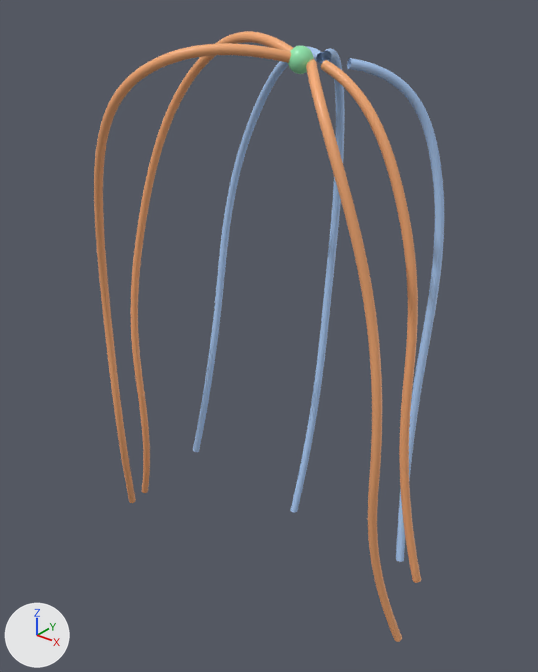
Renders of the glTF model public/figure/flows.glb from each side of a commit.
Rendered twice from a 50 mm camera at (3.05, -3.64, 1.39) aimed at (0.03, 0.13, -0.95). The lights are fixed; the arrows at lower left show +X, +Y and +Z. The picture after the commit comes second.

The older version as bpy lines, for what is in view:
```python
me_back_left = bpy.data.meshes.new('back_left')
me_back_left.from_pydata(...)  # 3840 vertices, 7648 faces; spans x -1.03..0.36, y 0.22..0.72, z -2.51..0.98
me_back_left.materials.append(mat_flow_guess)  # blue #adcef9
me_sweep_across_2 = bpy.data.meshes.new('sweep_across_2')
me_sweep_across_2.from_pydata(...)  # 5376 vertices, 10720 faces; spans x -1.43..0.45, y -0.13..0.09, z -2.97..1.09
me_sweep_across_2.materials.append(mat_flow_seen)  # orange #f9ad76
me_sweep_short_2 = bpy.data.meshes.new('sweep_short_2')
me_sweep_short_2.from_pydata(...)  # 3840 vertices, 7648 faces; spans x 0.47..1.41, y 0.0..0.13, z -2.43..0.95
me_sweep_short_2.materials.append(mat_flow_seen)  # orange #f9ad76
ob_back_left = bpy.data.objects.new('back_left', me_back_left)
ob_back_left.location = (0.0, 0.0, 0.0)
ob_sweep_across_2 = bpy.data.objects.new('sweep_across_2', me_sweep_across_2)
ob_sweep_across_2.location = (0.0, 0.0, 0.0)
ob_sweep_short_2 = bpy.data.objects.new('sweep_short_2', me_sweep_short_2)
ob_sweep_short_2.location = (0.0, 0.0, 0.0)
# also in view: 'sweep_short' at (0.93, -0.23, -0.95); 'sweep_across' at (-0.44, -0.36, -0.93); 'back_centre' at (0.23, 0.51, -0.87); 'back_right' at (0.83, 0.47, -0.81)
```
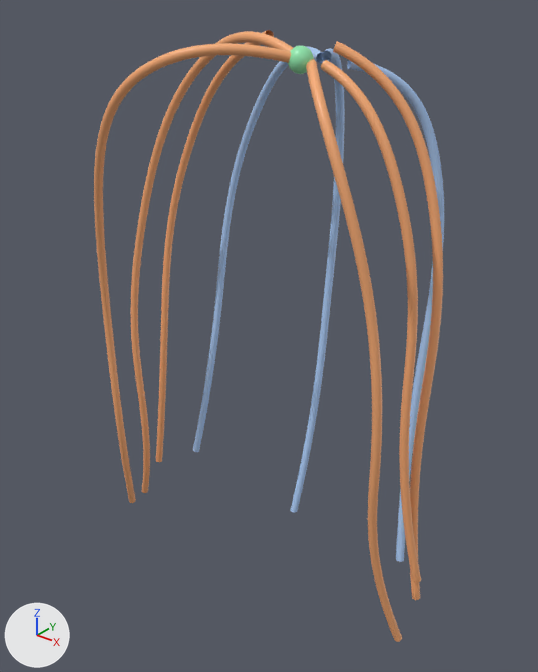
Changed parts and their boxes [x1, y1, x2, y2] in the pictures (538 x 672 px):
'side_right', added: after [333, 41, 443, 600]
'side_left', added: after [156, 30, 274, 462]

The change, as a diff of the scene's bpy script:
```diff
--- a/public/figure/flows.glb.py
+++ b/public/figure/flows.glb.py
@@ me_side_right @@
+me_side_right.from_pydata(...)  # 3840 vertices, 7648 faces; spans x 0.5..1.41, y 0.09..0.34, z -2.6..1.05
+me_side_right.materials.append(mat_flow_seen)  # orange #f9ad76
@@ me_side_left @@
+me_side_left.from_pydata(...)  # 3840 vertices, 7648 faces; spans x -1.29..0.07, y 0.07..0.34, z -2.6..1.09
+me_side_left.materials.append(mat_flow_seen)  # orange #f9ad76
@@ ob_side_right @@
+ob_side_right = bpy.data.objects.new('side_right', me_side_right)
+ob_side_right.location = (0.0, 0.0, 0.0)
@@ ob_side_left @@
+ob_side_left = bpy.data.objects.new('side_left', me_side_left)
+ob_side_left.location = (0.0, 0.0, 0.0)
```
